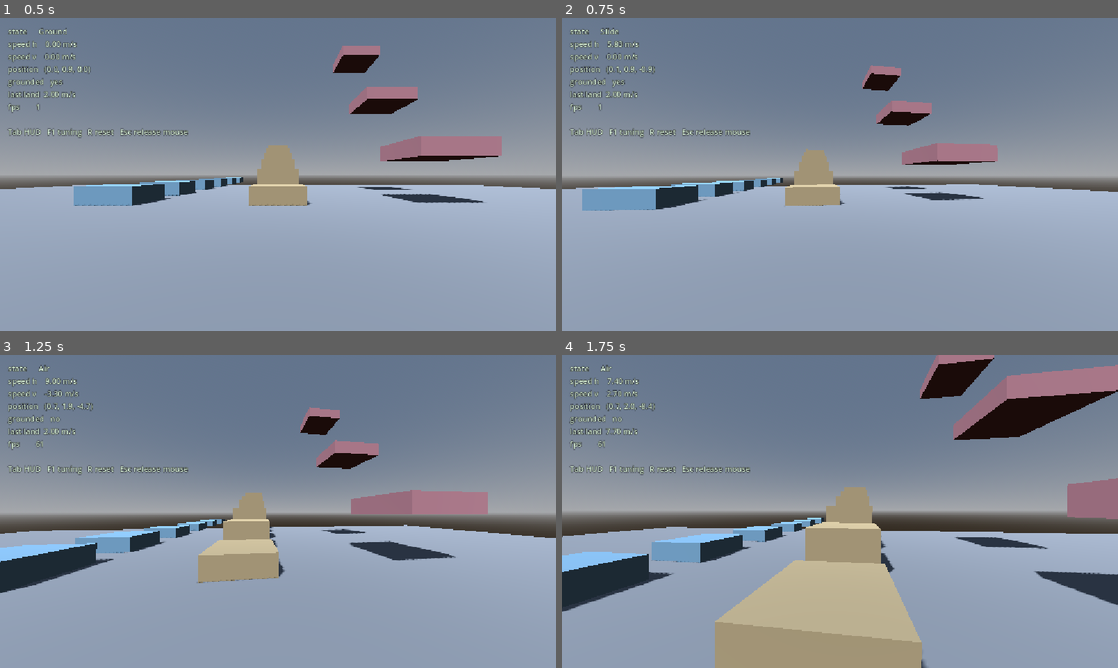
Above: before the commit, frames 1-4 (two rows, left to right).
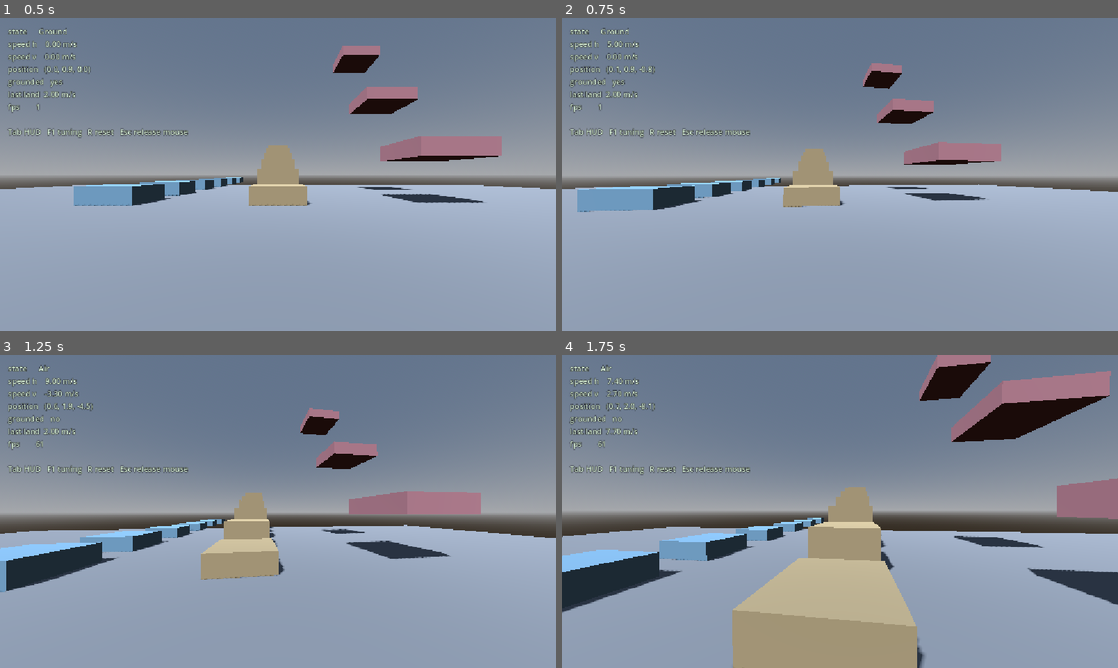
Above: after the commit, the same moments.

Repository: dragon-fish/parkour-game
Game: Godot game, scene res://scenes/main.tscn
Two runs of this game, one before a commit and one after it. Both use one fixed random seed, a clock stepped at 60 frames per second and the inputs below.
Inputs (mouse positions are in pixels of both pictures, inside the frame that each line leads up to):
- Up to frame 1 (0.5 s): no input
- Up to frame 2 (0.75 s): tap Enter at 0.5 s; move the mouse to (867, 174) at 0.52 s; hold W from 0.53 s (still down); hold Ctrl from 0.53 s (still down)
- Up to frame 3 (1.25 s): keep holding W; keep holding Ctrl; tap Space at 0.77 s
- Up to frame 4 (1.75 s): keep holding W; move the mouse to (812, 511) at 1.27 s; release Ctrl at 1.28 s; tap Ctrl at 1.35 s; tap Space at 1.52 s

Frame 1 is identical in both runs. In frame 2, 1.0% of the frame differs, in the area x 2-92%, y 3-62%; in frame 3, 1.2%; in frame 4, 4.8%, in the area x 0-100%, y 0-100%.

Commit message:
fix(slide): gate slide entry on a fresh crouch press, not held
Review found that keying Slide entry off crouch_held rather than a press
edge let it re-trigger every time speed crossed slide_entry_speed again
after a slide ended, so holding crouch while running strobed Slide<->Ground
at ~1 Hz instead of committing to one slide. It also left a knife-edge
unbounded-speed exploit for any future rebind faster than a held key.

Adds MoveInput.crouch_pressed (mirroring jump_pressed): KeyboardInputSource
derives it from a remembered previous-held state, ScriptedInputSource gets
press_crouch()/release_crouch() and clears the edge after one poll.
GroundState now requires crouch_pressed (plus the speed threshold) to enter
Slide; SlideState still reads crouch_held to decide whether to continue.

Also, from the same review:
- GroundState now calls move_and_slide() on the tick it transitions into
  Slide, matching the jump path directly above it, so that tick still moves
  the body and refreshes is_on_floor().
- SlideState's exit-speed check now reads velocity after move_and_slide()
  instead of before, so hitting a wall mid-slide ends the slide promptly
  instead of persisting until slide_max_duration.
- Player.set_capsule_height() and setup() both do a live $CollisionShape3D
  lookup instead of splitting between that and an @onready-cached reference.
  The onready var could not be used in setup(): TestWorld.build() calls
  setup() the instant a fixture-built player enters the tree, one physics
  frame before that player's own _ready() has run.
- New regression test test_holding_crouch_does_not_strobe_slide: holds
  crouch continuously while running and asserts Slide is entered at most
  once, which fails under the old crouch_held gate.
- Strengthened test_slide_gives_a_one_time_speed_boost to also sample speed
  later in the same slide and assert it has decayed, which a per-tick boost
  would fail.
- Added a missing "is sliding" precondition to
  test_the_capsule_bottom_does_not_move_when_shrinking so it cannot pass
  vacuously.
- Existing tests that set crouch_held = true directly now call
  press_crouch()/release_crouch() to match the new entry gate.

checks: 116 failures: 0 (was 112/0 before this fix).

Diff:
--- a/scripts/player/input/keyboard_input_source.gd
+++ b/scripts/player/input/keyboard_input_source.gd
@@ -6,6 +6,7 @@
 # the prototype.
 
 var _jump_was_held := false
+var _crouch_was_held := false
 var _look_accumulator := Vector2.ZERO
 
 ## Called from the player's _input() with the raw mouse relative motion.
@@ -20,9 +21,10 @@
 	if Input.mouse_mode != Input.MOUSE_MODE_CAPTURED:
 		_look_accumulator = Vector2.ZERO
 		# Resync to the physical key state rather than leaving it stale, so a
-		# jump held across the capture/release boundary does not read as a
-		# fresh press the moment the mouse is recaptured.
+		# jump or crouch held across the capture/release boundary does not
+		# read as a fresh press the moment the mouse is recaptured.
 		_jump_was_held = Input.is_physical_key_pressed(KEY_SPACE)
+		_crouch_was_held = Input.is_physical_key_pressed(KEY_CTRL)
 		return MoveInput.new()
 
 	var out := MoveInput.new()
@@ -52,5 +54,9 @@
 	_jump_was_held = jump_held
 
 	out.sprint_held = Input.is_physical_key_pressed(KEY_SHIFT)
-	out.crouch_held = Input.is_physical_key_pressed(KEY_CTRL)
+
+	var crouch_held := Input.is_physical_key_pressed(KEY_CTRL)
+	out.crouch_held = crouch_held
+	out.crouch_pressed = crouch_held and not _crouch_was_held
+	_crouch_was_held = crouch_held
 	return out
--- a/scripts/player/input/move_input.gd
+++ b/scripts/player/input/move_input.gd
@@ -12,6 +12,8 @@
 var jump_held := false
 var sprint_held := false
 var crouch_held := false
+## True only on the tick the crouch key transitioned from up to down.
+var crouch_pressed := false
 
 func copy() -> MoveInput:
 	var out := MoveInput.new()
@@ -21,4 +23,5 @@
 	out.jump_held = jump_held
 	out.sprint_held = sprint_held
 	out.crouch_held = crouch_held
+	out.crouch_pressed = crouch_pressed
 	return out
--- a/scripts/player/input/scripted_input_source.gd
+++ b/scripts/player/input/scripted_input_source.gd
@@ -15,7 +15,16 @@
 	state.jump_pressed = false
 	state.jump_held = false
 
+func press_crouch() -> void:
+	state.crouch_pressed = true
+	state.crouch_held = true
+
+func release_crouch() -> void:
+	state.crouch_pressed = false
+	state.crouch_held = false
+
 func poll() -> MoveInput:
 	var snapshot := state.copy()
 	state.jump_pressed = false
+	state.crouch_pressed = false
 	return snapshot
--- a/scripts/player/player.gd
+++ b/scripts/player/player.gd
@@ -21,8 +21,6 @@
 ## Assigned in player.tscn. Optional so headless tests can run without one.
 @export var camera_rig: CameraRig
 
-@onready var _collision_shape: CollisionShape3D = $CollisionShape3D
-
 var _standing_height: float = 0.0
 
 var _coyote_timer: float = 0.0
@@ -33,14 +31,21 @@
 
 ## Resizes the capsule while keeping its BOTTOM fixed relative to the body
 ## origin, so footing and is_on_floor() are unaffected by the change.
+## Looks the node up live via $CollisionShape3D rather than caching it in an
+## @onready var: setup() (below) calls the same lookup before this player's
+## own _ready()/onready pass has necessarily run — TestWorld.build() calls
+## setup() on the same tick a fixture-built player enters the tree, one
+## physics frame before _ready() fires. An @onready-cached reference would be
+## null at that point.
 func set_capsule_height(height: float) -> void:
-	var capsule := _collision_shape.shape as CapsuleShape3D
+	var shape_node := $CollisionShape3D as CollisionShape3D
+	var capsule := shape_node.shape as CapsuleShape3D
 	if capsule == null:
 		return
 	if _standing_height <= 0.0:
 		_standing_height = capsule.height
 	capsule.height = height
-	_collision_shape.position.y = -(_standing_height - height) * 0.5
+	shape_node.position.y = -(_standing_height - height) * 0.5
 
 func setup(cfg: MovementConfig, src: InputSource) -> void:
 	config = cfg
--- a/scripts/player/states/ground_state.gd
+++ b/scripts/player/states/ground_state.gd
@@ -15,7 +15,11 @@
 		return AIR
 
 	# A slide has to be earned: crouching below the entry speed just crouches.
-	if input.crouch_held and player.horizontal_speed() >= config.slide_entry_speed:
+	# Gated on a fresh press (not crouch_held) so holding crouch while running
+	# cannot immediately re-enter Slide the instant a slide ends — that would
+	# strobe Slide<->Ground every couple of frames instead of committing.
+	if input.crouch_pressed and player.horizontal_speed() >= config.slide_entry_speed:
+		player.move_and_slide()
 		return SLIDE
 
 	# A small downward bias keeps the body glued to the floor across seams and
--- a/scripts/player/states/slide_state.gd
+++ b/scripts/player/states/slide_state.gd
@@ -49,9 +49,17 @@
 	if not player.is_on_floor():
 		player.velocity.y = 0.0
 		return AIR
+
+	# Read speed back AFTER move_and_slide(): a collision (e.g. sliding into a
+	# wall) can shave it down well below the friction-only decay computed
+	# above. Using the pre-move value here would let a wall impact leave the
+	# slide "stuck" in place until slide_max_duration expires instead of
+	# ending promptly.
+	var post_move_speed := Vector2(player.velocity.x, player.velocity.z).length()
+
 	if not input.crouch_held:
 		return GROUND
-	if speed <= config.slide_exit_speed:
+	if post_move_speed <= config.slide_exit_speed:
 		return GROUND
 	if _elapsed >= config.slide_max_duration:
 		return GROUND
--- a/tests/test_slide_state.gd
+++ b/tests/test_slide_state.gd
@@ -16,10 +16,10 @@
 	var cfg := MovementConfig.new()
 	var world := await _running_world(cfg)
 	var player: Player = world["player"]
-	world["input"].state.crouch_held = true
+	world["input"].press_crouch()
 	await step(2)
 	check(player.state_machine.current_name == &"Slide", \
-		"crouching while running should enter Slide, got %s" % player.state_machine.current_name)
+		"pressing crouch while running should enter Slide, got %s" % player.state_machine.current_name)
 	TestWorld.teardown(world)
 	await step(1)
 
@@ -29,9 +29,22 @@
 	var world := await _running_world(cfg)
 	var player: Player = world["player"]
 	var before := player.horizontal_speed()
-	world["input"].state.crouch_held = true
+	world["input"].press_crouch()
 	await step(2)
-	check_greater(player.horizontal_speed(), before, "entering a slide must add speed")
+	var just_after_entry := player.horizontal_speed()
+	check_greater(just_after_entry, before, "entering a slide must add speed")
+
+	# A per-tick boost would keep adding speed for as long as the slide lasts.
+	# The boost is one-time, so speed from here on can only ever decay under
+	# slide_friction — sampling later in the same slide must show a DROP, not
+	# more growth.
+	await step(20)
+	check(player.state_machine.current_name == &"Slide", \
+		"precondition: should still be sliding for the decay check to mean anything")
+	var later := player.horizontal_speed()
+	check(later < just_after_entry, \
+		"speed grew further into the slide (%f -> %f); the boost must be one-time, not per-tick" \
+		% [just_after_entry, later])
 	TestWorld.teardown(world)
 	await step(1)
 
@@ -43,7 +56,7 @@
 	TestWorld.place(world)
 	await step(15)
 	var player: Player = world["player"]
-	world["input"].state.crouch_held = true
+	world["input"].press_crouch()
 	await step(5)
 	check(player.state_machine.current_name == &"Ground", \
 		"a standing crouch must not start a slide")
@@ -55,7 +68,7 @@
 	var cfg := MovementConfig.new()
 	var world := await _running_world(cfg)
 	var player: Player = world["player"]
-	world["input"].state.crouch_held = true
+	world["input"].press_crouch()
 	await step(2)
 	check(player.state_machine.current_name == &"Slide", "precondition: should be sliding")
 
@@ -74,12 +87,39 @@
 	var cfg := MovementConfig.new()
 	var world := await _running_world(cfg)
 	var player: Player = world["player"]
-	world["input"].state.crouch_held = true
+	world["input"].press_crouch()
 	await step(2)
-	world["input"].state.crouch_held = false
+	world["input"].release_crouch()
 	await step(5)
 	check(player.state_machine.current_name == &"Ground", \
 		"releasing crouch should end the slide")
+	TestWorld.teardown(world)
+	await step(1)
+
+func test_holding_crouch_does_not_strobe_slide() -> void:
+	await step(1)
+	var cfg := MovementConfig.new()
+	var world := await _running_world(cfg)
+	var player: Player = world["player"]
+	var input: ScriptedInputSource = world["input"]
+	input.press_crouch()
+
+	# A held key produces exactly one press edge. If Slide entry keyed off
+	# crouch_held instead of that edge, every Slide->Ground decay while the
+	# key is still down would immediately re-cross slide_entry_speed and
+	# re-enter Slide, strobing for as long as the key is held.
+	var slide_entries := 0
+	var was_sliding := false
+	for i in 150:
+		await step(1)
+		var sliding: bool = player.state_machine.current_name == &"Slide"
+		if sliding and not was_sliding:
+			slide_entries += 1
+		was_sliding = sliding
+
+	check(slide_entries <= 1, \
+		"holding crouch while running must not strobe in and out of Slide (entered %d times)" \
+		% slide_entries)
 	TestWorld.teardown(world)
 	await step(1)
 
@@ -90,11 +130,11 @@
 	var player: Player = world["player"]
 	var shape := (player.get_node("CollisionShape3D") as CollisionShape3D).shape as CapsuleShape3D
 	var standing := shape.height
-	world["input"].state.crouch_held = true
+	world["input"].press_crouch()
 	await step(2)
 	check_greater(standing, shape.height, "the capsule must shrink while sliding")
 
-	world["input"].state.crouch_held = false
+	world["input"].release_crouch()
 	await step(10)
 	check_approx(shape.height, standing, 0.001, "the capsule must return to standing height")
 	TestWorld.teardown(world)
@@ -109,8 +149,10 @@
 	var shape := shape_node.shape as CapsuleShape3D
 
 	var bottom_before := shape_node.position.y - shape.height * 0.5
-	world["input"].state.crouch_held = true
+	world["input"].press_crouch()
 	await step(2)
+	check(player.state_machine.current_name == &"Slide", \
+		"precondition: should be sliding, or this check passes vacuously")
 	var bottom_after := shape_node.position.y - shape.height * 0.5
 	check_approx(bottom_after, bottom_before, 0.001, \
 		"shrinking the capsule must keep its bottom in place, or footing shifts")
@@ -122,7 +164,7 @@
 	var cfg := MovementConfig.new()
 	var world := await _running_world(cfg)
 	var player: Player = world["player"]
-	world["input"].state.crouch_held = true
+	world["input"].press_crouch()
 	await step(2)
 	check(player.state_machine.current_name == &"Slide", "precondition: should be sliding")
 
